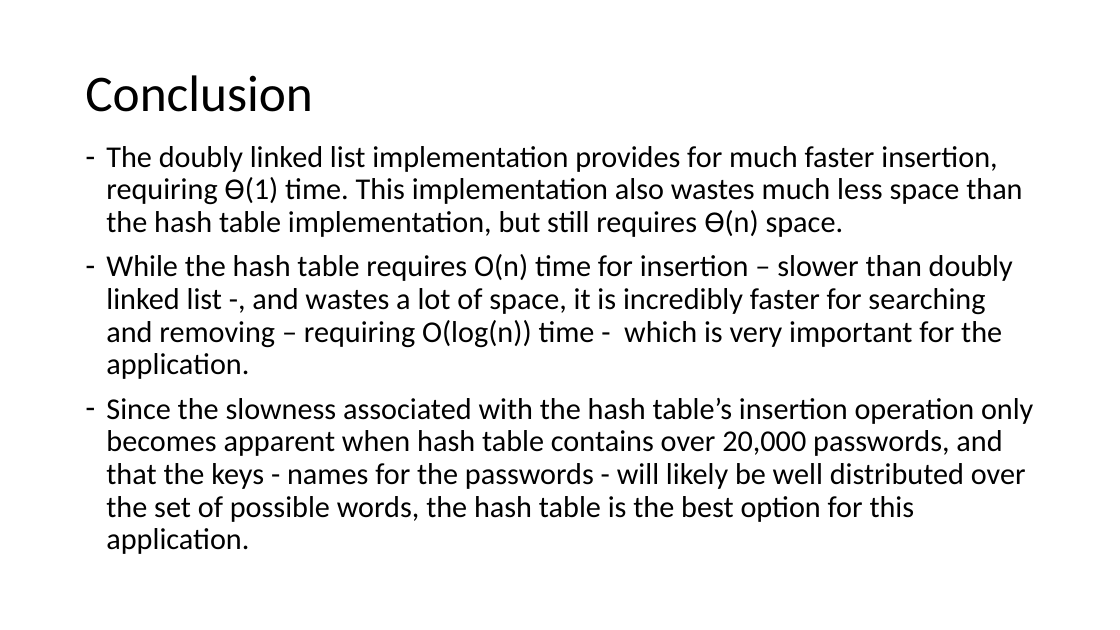
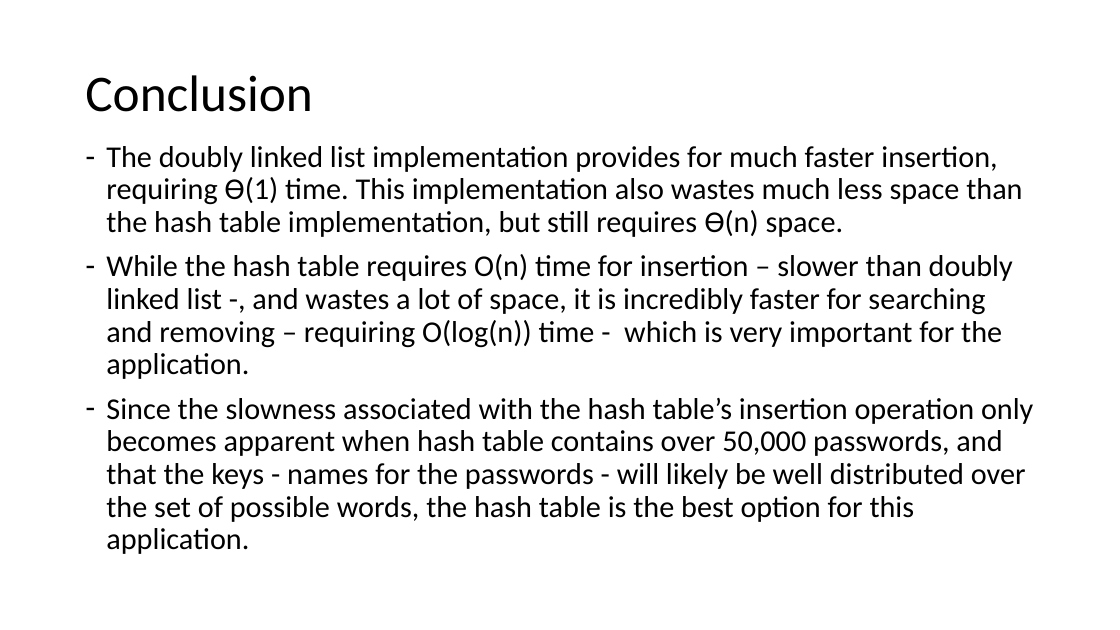
Before and after one commit to jpvail/PasswordVault, a slide deck: slide 16 of PreformanceAnalysis.pptx. Drawn at 1120x630 pixels with LibreOffice and Linux fonts; fonts in the diff are those of the drawing. Boxes give left, top, right and bottom in pixels: in the first picture for what was removed or moved away, otherwise in the second. Text is boxed around its words. In the diff, an @@ line names an element or a change of style, - is before the commit and + after.

```diff
--- a/PreformanceAnalysis.pptx
+++ b/PreformanceAnalysis.pptx
@@ text at (106,398,1033,554): text changed @@
-– Since the slowness associated with the hash table’s insertion operation only becomes apparent when hash table contains over 20,000 passwords, and that the keys - names for the passwords - will likely be well distributed over the set of possible words, the hash table is the best option for this application.
+– Since the slowness associated with the hash table’s insertion operation only becomes apparent when hash table contains over 50,000 passwords, and that the keys - names for the passwords - will likely be well distributed over the set of possible words, the hash table is the best option for this application.
```
Also in this commit, not shown: 1 other slide changed, 3 other files.
